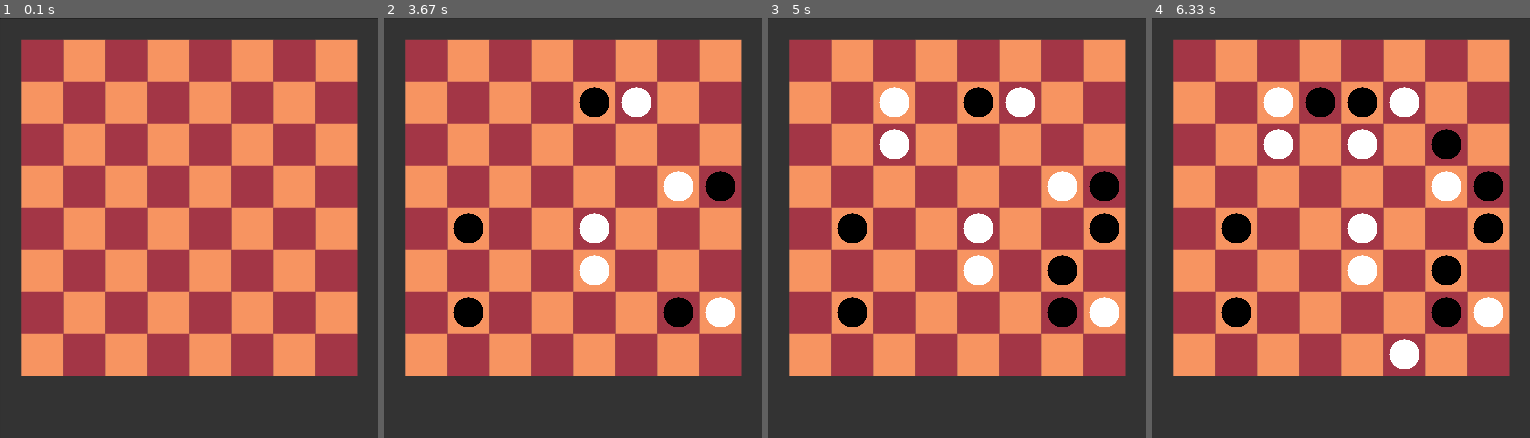
Above: before the commit, frames 1-4 (left to right).
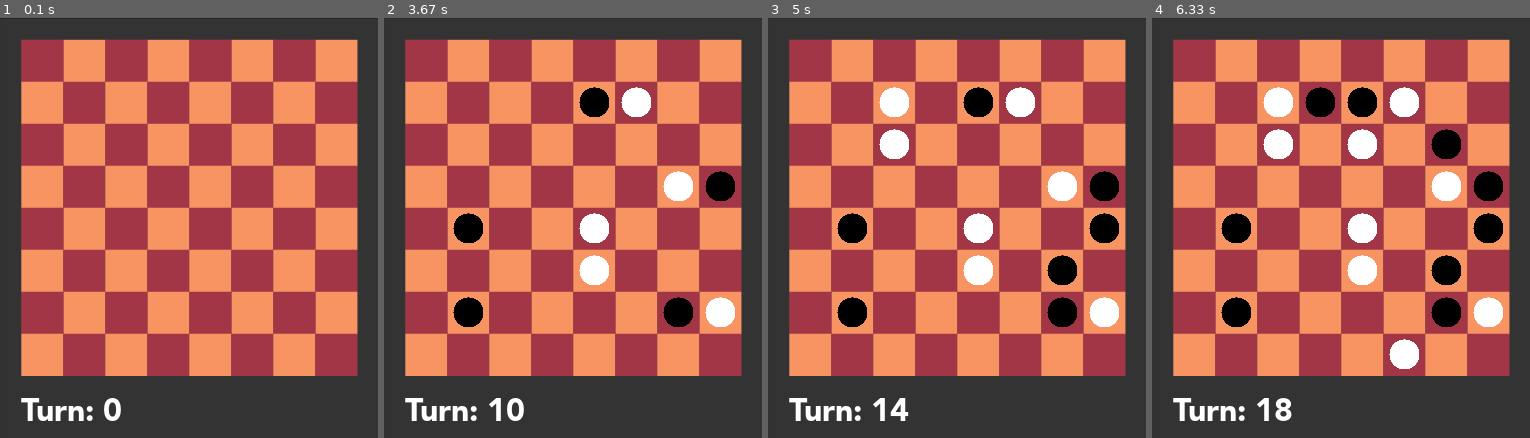
Above: after the commit, the same moments.

Repository: AndyGooShooter/pygame-tictactoe
Game: pygame game, started from main.py
The game is run twice, just before and just after one commit, with the same random seed, the same clock (stepped at 60 frames per second) and the same inputs.
Inputs (mouse positions are in pixels of both pictures, inside the frame that each line leads up to):
- Up to frame 1 (0.1 s): no input
- Up to frame 2 (3.67 s): click (573, 228) at 0.38 s; click (482, 232) at 0.72 s; click (629, 81) at 1.05 s; click (580, 85) at 1.38 s; click (576, 270) at 1.72 s; click (671, 295) at 2.05 s; click (671, 190) at 2.38 s; click (709, 194) at 2.72 s; click (705, 312) at 3.05 s; click (482, 303) at 3.38 s
- Up to frame 3 (5 s): click (873, 152) at 3.72 s; click (1059, 274) at 4.05 s; click (896, 89) at 4.38 s; click (1089, 223) at 4.72 s
- Up to frame 4 (6.33 s): click (1409, 366) at 5.05 s; click (1318, 102) at 5.38 s; click (1367, 160) at 5.72 s; click (1458, 131) at 6.05 s

The runs differ from the first frame. In frame 1, 0.7% of the frame differs, in the area x 5-33%, y 90-96%; in frame 2, 0.7%; in frame 3, 0.7%; in frame 4, 0.8%, in the area x 5-38%, y 90-96%.

Commit message:
added text and switched w and h (were reversed)

Diff:
--- a/main.py
+++ b/main.py
@@ -9,7 +9,7 @@
 
 ### GAME CONFIGURATION
 pygame.init()
-screen = pygame.display.set_mode((settings.master_h, settings.master_w))
+screen = pygame.display.set_mode((settings.master_w, settings.master_h))
 turn = 0 # turn counter, starts with 0
          # even numbers are white, odd numbers are black
 running = True
@@ -17,13 +17,13 @@
 
 
 ### ASSETS
-bg = pygame.image.load("Assets/bg.png")
-white_point = pygame.image.load("Assets/white_point.png")
-black_point = pygame.image.load("Assets/black_point.png")
+bg = pygame.image.load("assets/bg.png")
+white_point = pygame.image.load("assets/white_point.png")
+black_point = pygame.image.load("assets/black_point.png")
 
-bg = pygame.transform.scale(bg, (settings.master_h, settings.master_w))
-white_point = pygame.transform.scale(white_point, (settings.master_point_h, settings.master_point_w))
-black_point = pygame.transform.scale(black_point, (settings.master_point_h, settings.master_point_w))
+bg = pygame.transform.scale(bg, (settings.master_w, settings.master_h))
+white_point = pygame.transform.scale(white_point, (settings.master_point_w, settings.master_point_h))
+black_point = pygame.transform.scale(black_point, (settings.master_point_w, settings.master_point_h))
 
 
 
@@ -36,8 +36,8 @@
         if event.type == pygame.MOUSEBUTTONDOWN:
             mouse_x, mouse_y = pygame.mouse.get_pos()
 
-            click_row = int((mouse_x + settings.master_offset) / settings.master_square_w)
-            click_col = int((mouse_y + settings.master_offset) / settings.master_square_h)
+            click_row = int((mouse_x + settings.master_offset) / settings.master_square_h)
+            click_col = int((mouse_y + settings.master_offset) / settings.master_square_w)
             player = turn % 2 + 1 # player = 1 is white, player = 2 is black
 
             if legal_move(click_row, click_col):
@@ -51,7 +51,8 @@
         if event.type == pygame.QUIT:
             running = False
 
-
+    text = pygame.font.Font('assets/font.otf', 32).render("Turn: " + str(turn), True, (255, 255, 255))
+    screen.blit(text, (settings.master_text_w, settings.master_text_h))
     render(screen, white_point, black_point) # rendering the move on the screen (frontend)
     pygame.display.update() # update the display with all the .blit() changes
 
--- a/settings.py
+++ b/settings.py
@@ -1,26 +1,38 @@
 ### DISPLAY SIZES
 # the entire background image
-bg_h = 1890
-bg_w = 2100
+bg_w = 1890
+bg_h = 2100
 offset = 105 # offset for board
 
 # each square
+square_w = 210
 square_h = 210
-square_w = 210
 
 # each point
+point_w = 150
 point_h = 150
-point_w = 150
 center_offset = 30 # offset for points to be centered in the middle of the square
 
-display_multiplier = 0.2 # edit this to change the overall size of the display
+# text starting point
+text_w = 105
+text_h = 1890
+
+# edit this to change the overall size of the display
+display_multiplier = 0.2
 
 # final display size
+master_w = bg_w * display_multiplier
 master_h = bg_h * display_multiplier
-master_w = bg_w * display_multiplier
+
 master_offset = offset * display_multiplier # offset from the top left corner of the screen
+
+master_square_w = square_w * display_multiplier
 master_square_h = square_h * display_multiplier
-master_square_w = square_w * display_multiplier
+
+master_point_w = point_w * display_multiplier
 master_point_h = point_h * display_multiplier
-master_point_w = point_w * display_multiplier
+
 master_center_offset = center_offset * display_multiplier
+
+master_text_w = text_w * display_multiplier
+master_text_h = text_h * display_multiplier
